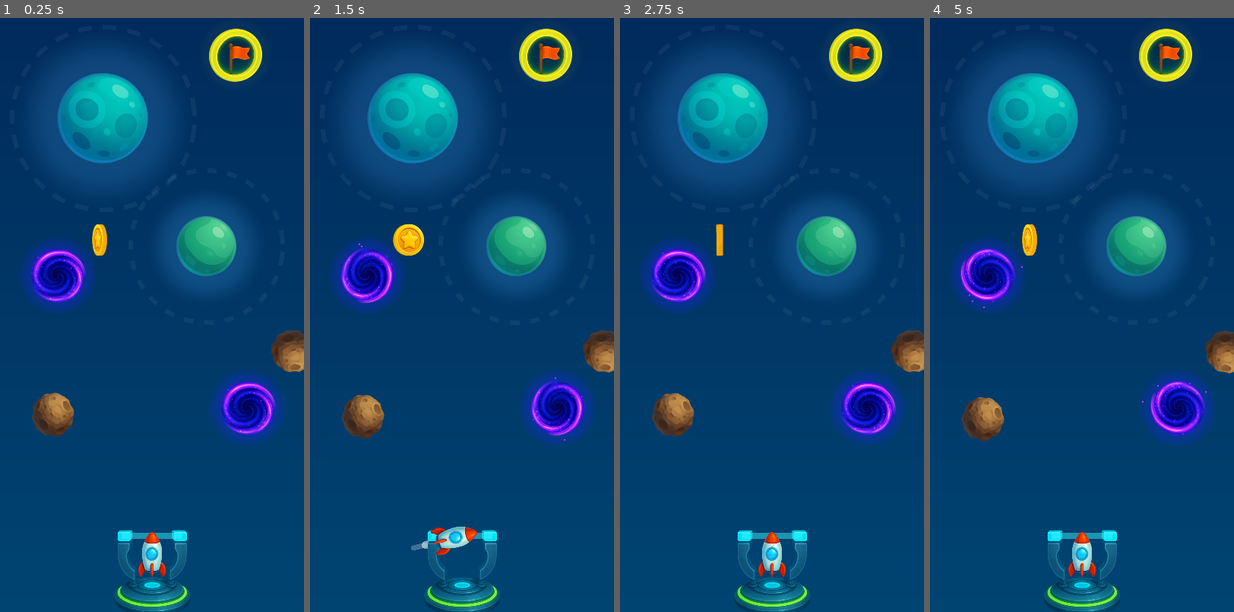
Above: before the commit, frames 1-4 (left to right).
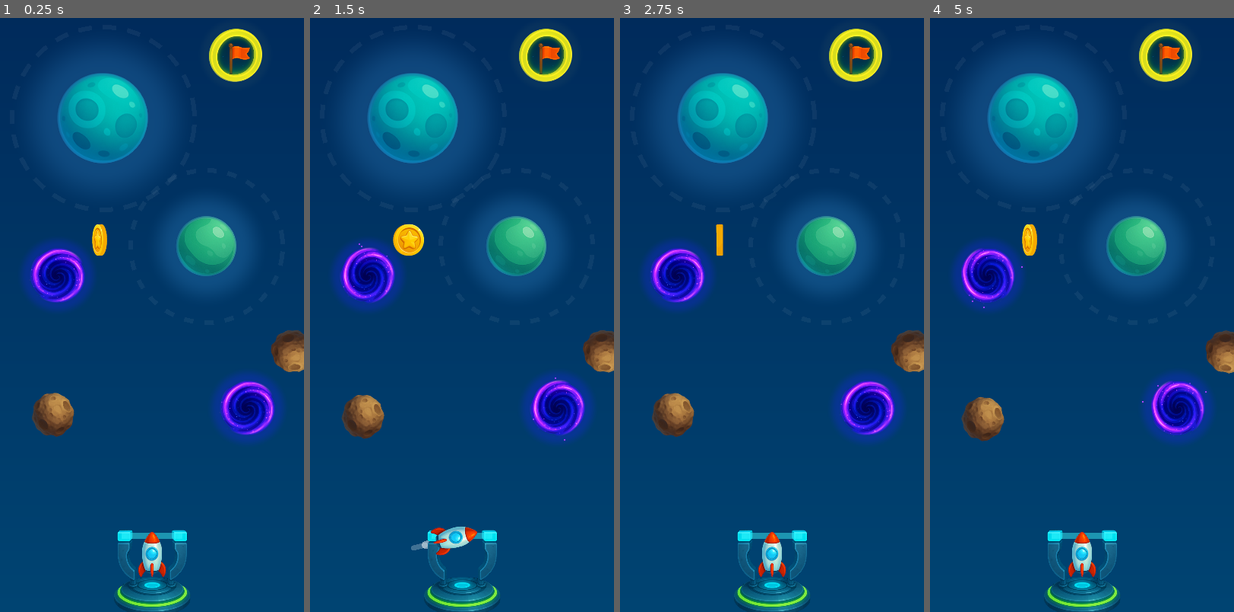
Above: after the commit, the same moments.

Repository: nbarkoch/spacecraft-launcher
Game: Godot game, scene res://scenes/game.tscn
Two runs of this game, one before a commit and one after it. Both use one fixed random seed, a clock stepped at 60 frames per second and the inputs below.
Inputs (mouse positions are in pixels of both pictures, inside the frame that each line leads up to):
- Up to frame 1 (0.25 s): no input
- Up to frame 2 (1.5 s): move the mouse to (462, 582) at 0.52 s; press the mouse at (462, 582) at 0.53 s; move the mouse to (401, 338) at 1.27 s; release the mouse at (401, 338) at 1.28 s; click (401, 338) at 1.35 s
- Up to frame 3 (2.75 s): move the mouse to (802, 172) at 2.02 s; press the mouse at (802, 172) at 2.03 s
- Up to frame 4 (5 s): move the mouse to (1066, 427) at 2.77 s; release the mouse at (1066, 427) at 2.78 s; click (1066, 427) at 2.85 s; move the mouse to (1173, 398) at 3.52 s; press the mouse at (1173, 398) at 3.53 s; move the mouse to (990, 214) at 4.27 s; release the mouse at (990, 214) at 4.28 s; click (990, 214) at 4.35 s

The runs differ from the first frame. In frame 1, 1.8% of the frame differs, in the area x 10-91%, y 38-71%; in frame 2, 1.7%; in frame 3, 1.8%; in frame 4, 1.9%.

Commit message:
small change for portal

Diff:
--- a/scripts/portal.gd
+++ b/scripts/portal.gd
@@ -27,7 +27,7 @@
 	rotation_tween = create_tween()
 	rotation_tween.set_loops()  # Infinite loop
 	# Use tween_method to continuously update rotation
-	rotation_tween.tween_method(update_rotation, 0.0, 2 * PI, 4.0)
+	rotation_tween.tween_method(update_rotation, 0.0, -2 * PI, 12.0)
 
 func trigger_jump_effect():
 	# Kill any existing jump tween
